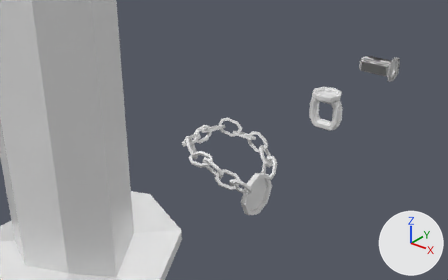
Renders of the FBX model Modeling/Entities/PlayerSkinModels/propsAll.fbx from each side of a commit.
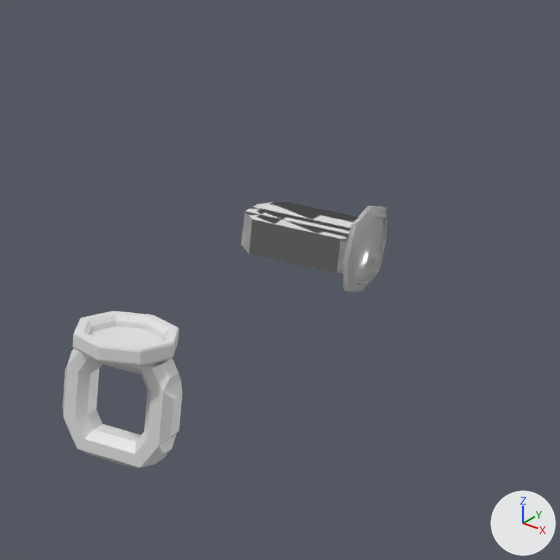
Each version appears first from a camera (50 mm lens) standing at (13.78, 0.74, 1.56) and looking at (11.06, 4.14, -0.55), and next in a close-up on the part from 65% to 100% of the width and 0% to 56% of the height. Lighting does not change. The marker at lower right points along +X, +Y and +Z. The older version's two pictures come first. Where no turn or scale is listed for an object, it has been applied to the vertices.

Objects in the first close-up: 'Pad_R', 'Watch'.
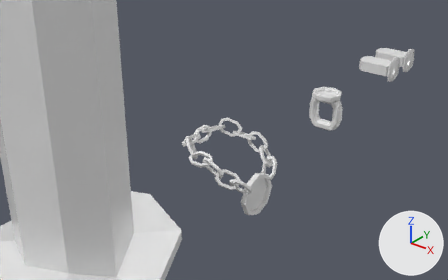
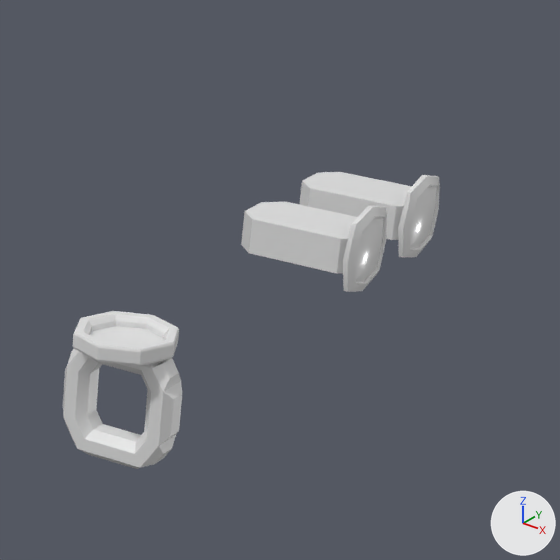
What differs and where, as boxes (x1, y1, x2, y2) in the close-ups (560 x 560 px):
'Pad_R', moved: before (241, 202, 387, 292); after (299, 172, 440, 257)
'Pad_L', unchanged, uncovered by the edit: after (241, 202, 387, 292)

Edits to the bpy script that builds the scene:
```text
Change ob_pad_r:
    ob_pad_r.location: (12.0, 5.0, 0.0) -> (12.0, 5.272, 0.0)
```
